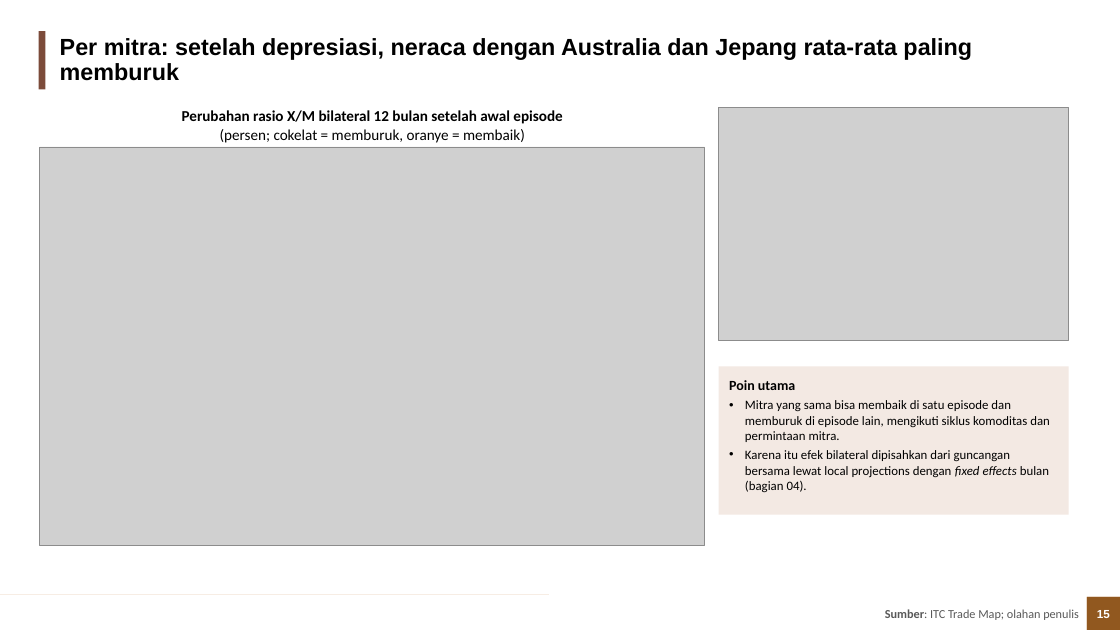
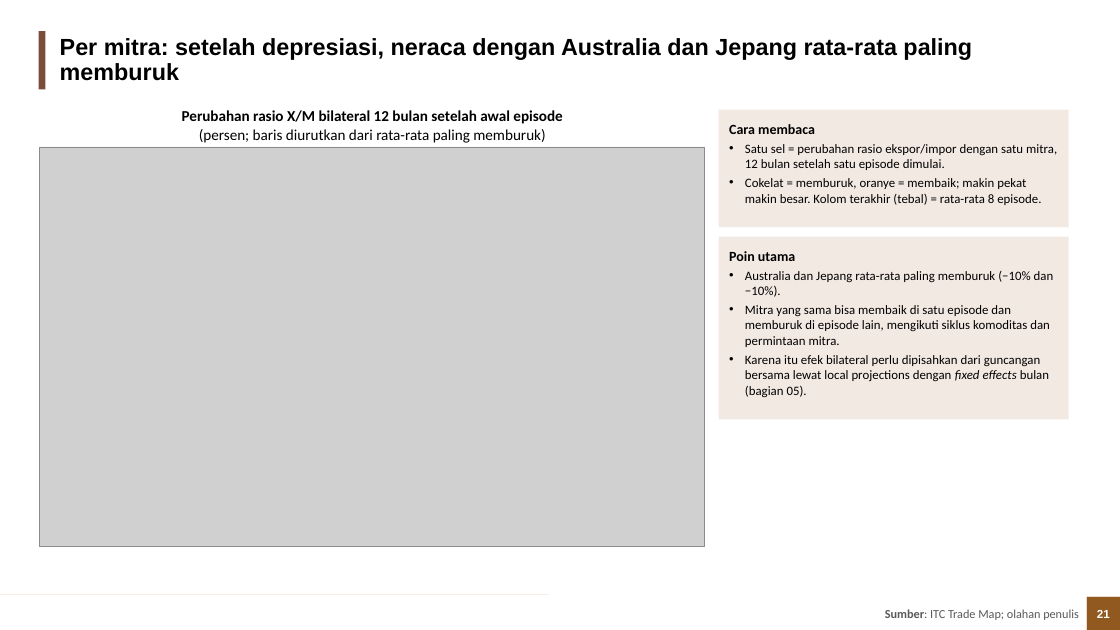
Before and after one commit to muhamadhaikal128/Pengaruh-Depresiasi-Rupiah-Terhadap-Trade-Balance, a slide deck: slide 21 of Haikal/output/3_ppt/Depresiasi_Rupiah_Trade_Balance.pptx (slide 15 before the commit). Drawn at 1120x630 pixels with LibreOffice and Linux fonts; fonts in the diff are those of the drawing; grey boxes stand for pictures; background and template pictures are left out. Boxes give left, top, right and bottom in pixels: in the first picture for what was removed or moved away, otherwise in the second. Text is boxed around its words. In the diff, an @@ line names an element or a change of style, - is before the commit and + after.

Commit message:
Haikal: dekomposisi harga vs volume (kuantitas HS-6), uji Marshall-Lerner dengan volume, PPT disusun ulang

```diff
--- a/Haikal/output/3_ppt/Depresiasi_Rupiah_Trade_Balance.pptx
+++ b/Haikal/output/3_ppt/Depresiasi_Rupiah_Trade_Balance.pptx
@@ picture removed at <box>719,108,1070,341</box> @@
@@ rectangle added at <box>719,110,1070,228</box>, fill #F3E9E3, 11 pt, text #000000 @@
+Cara membaca
+• Satu sel = perubahan rasio ekspor/impor dengan satu mitra, 12 bulan setelah satu episode dimulai.
+• Cokelat = memburuk, oranye = membaik; makin pekat makin besar. Kolom terakhir (tebal) = rata-rata 8 episode.
@@ text at <box>199,129,545,143</box>: text changed @@
-(persen; cokelat = memburuk, oranye = membaik)
+(persen; baris diurutkan dari rata-rata paling memburuk)
@@ rectangle "Poin utama": place and size @@
-rectangle "Poin utama" at <box>719,366,1070,515</box>
+rectangle "Poin utama" at <box>719,237,1070,419</box>
@@ text in rectangle at <box>745,271,1054,297</box>: paragraph added @@
+• Australia dan Jepang rata-rata paling memburuk (−10% dan −10%).
@@ text in rectangle at <box>745,355,1049,398</box>: text changed @@
-• Karena itu efek bilateral dipisahkan dari guncangan bersama lewat local projections dengan fixed effects bulan (bagian 04).
+• Karena itu efek bilateral perlu dipisahkan dari guncangan bersama lewat local projections dengan fixed effects bulan (bagian 05).
@@ page number at <box>1097,610,1110,618</box>: text changed @@
-15
+21
```
Also in this commit, not shown: 31 other slides changed, 13 slides added, 5 slides removed, 29 other files.
